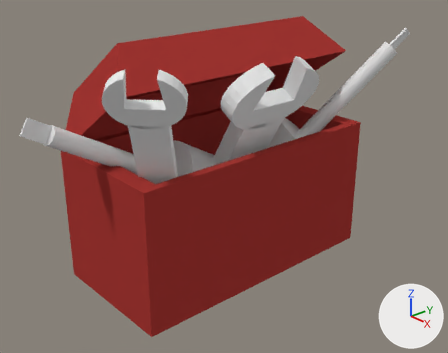
The Blender file Signal Lost/Assets/repairkit.blend as it was, and as the next commit left it.
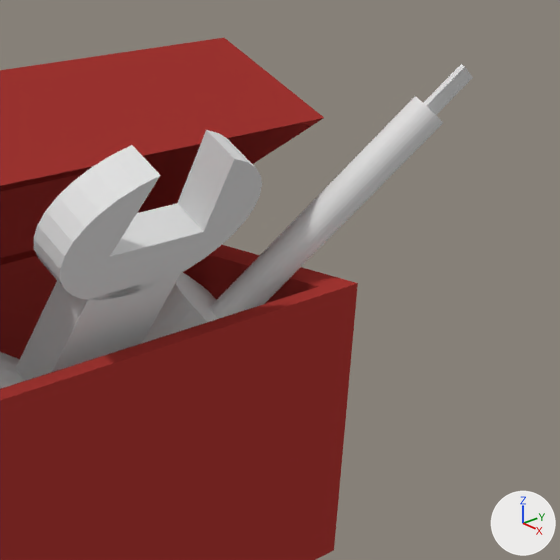
There are two pictures of each version: one whole from a camera (50 mm lens) standing at (12.94, -11.15, 7.86) and looking at (0.58, -0.32, 0.95), one close up on the part from 46% to 100% of the width and 0% to 69% of the height. Every picture has the same lights, and +X, +Y and +Z are marked at lower right.
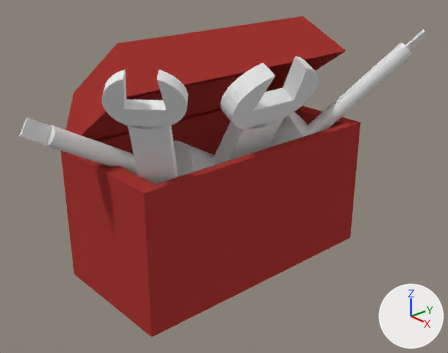
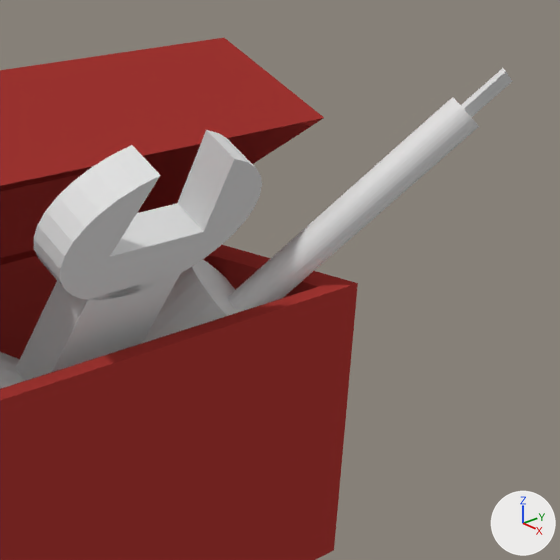
The change, as a list of edits to the scene's bpy script:
```text
Change ob_cube_003:
    ob_cube_003.location: (2.13, 4.64, 3.97) -> (2.64, 4.64, 4.04)
    ob_cube_003.rotation_euler: (-0.524, 0.524, 0.0) -> (-0.524, 0.611, 0.0)  # degrees (-30, 30, 0) -> degrees (-30, 35, 0)
```

Location of each change, [x1, y1, x2, y2] in pixels of the close-ups (560 x 560 px):
'Cube.003', moved, turned
    before: [143, 64, 473, 343]
    after: [143, 68, 512, 343]
